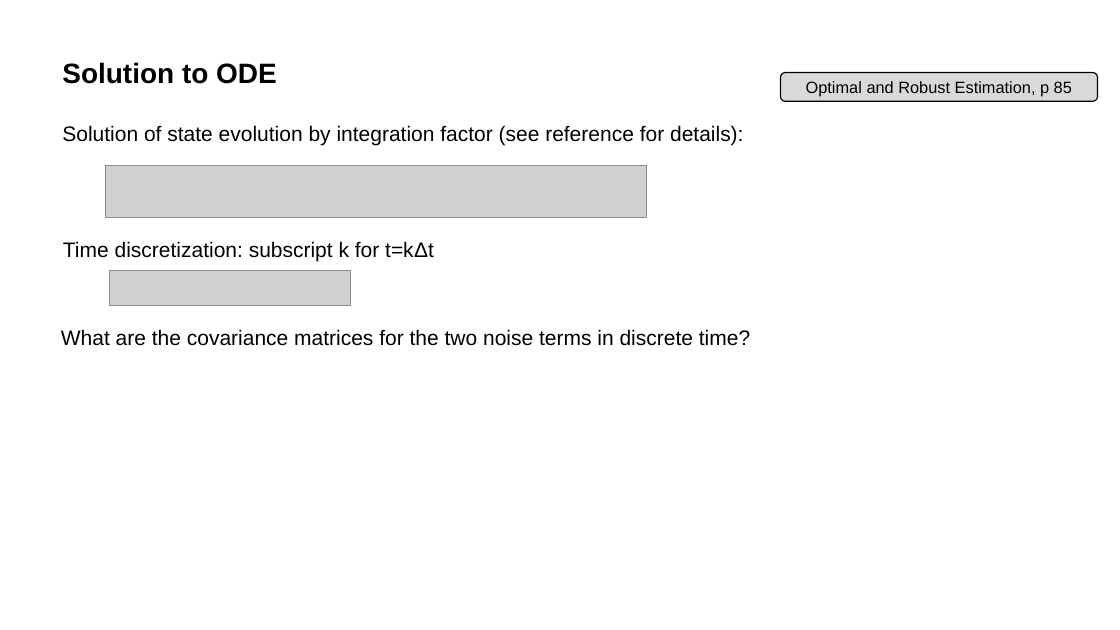
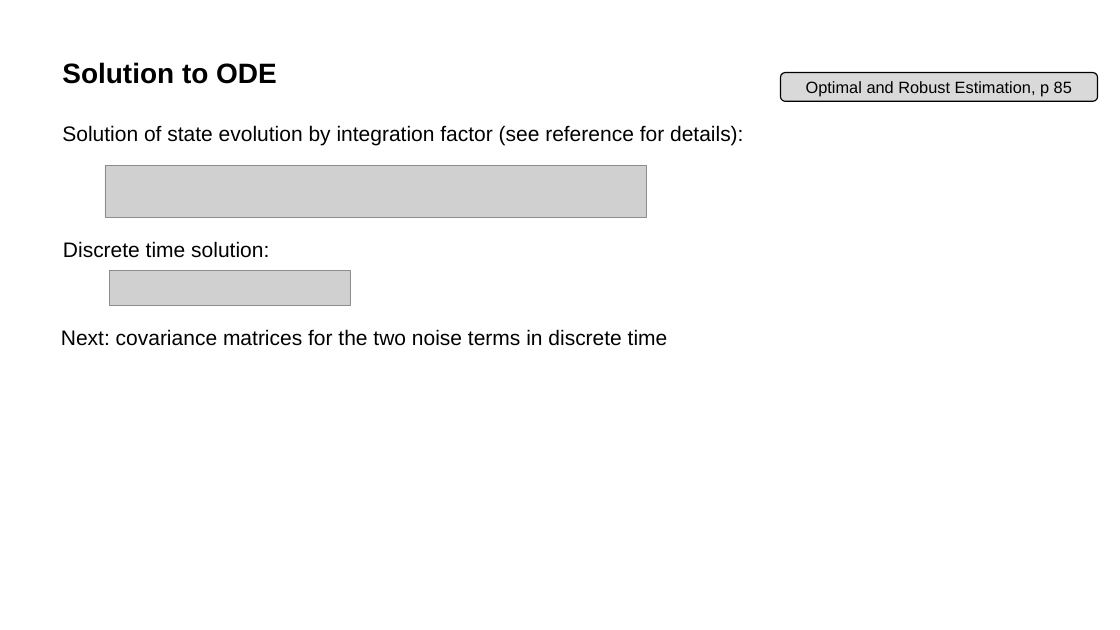
Before and after one commit to Oyvindwpetersen/ssm_tools, a slide deck: slide 4 of doc/System_formulation_LFM.pptx. Drawn at 1120x630 pixels with LibreOffice and Linux fonts; fonts in the diff are those of the drawing; grey boxes stand for pictures; background and template pictures are left out. Boxes give left, top, right and bottom in pixels: in the first picture for what was removed or moved away, otherwise in the second. Text is boxed around its words. In the diff, an @@ line names an element or a change of style, - is before the commit and + after.

Commit message:
doc

```diff
--- a/doc/System_formulation_LFM.pptx
+++ b/doc/System_formulation_LFM.pptx
@@ text at <box>63,241,269,258</box>: text changed @@
-Time discretization: subscript k for t=kΔt
+Discrete time solution:
@@ text at <box>61,329,668,346</box>: text changed @@
-What are the covariance matrices for the two noise terms in discrete time?
+Next: covariance matrices for the two noise terms in discrete time
```
Also in this commit, not shown: 2 other slides changed.
